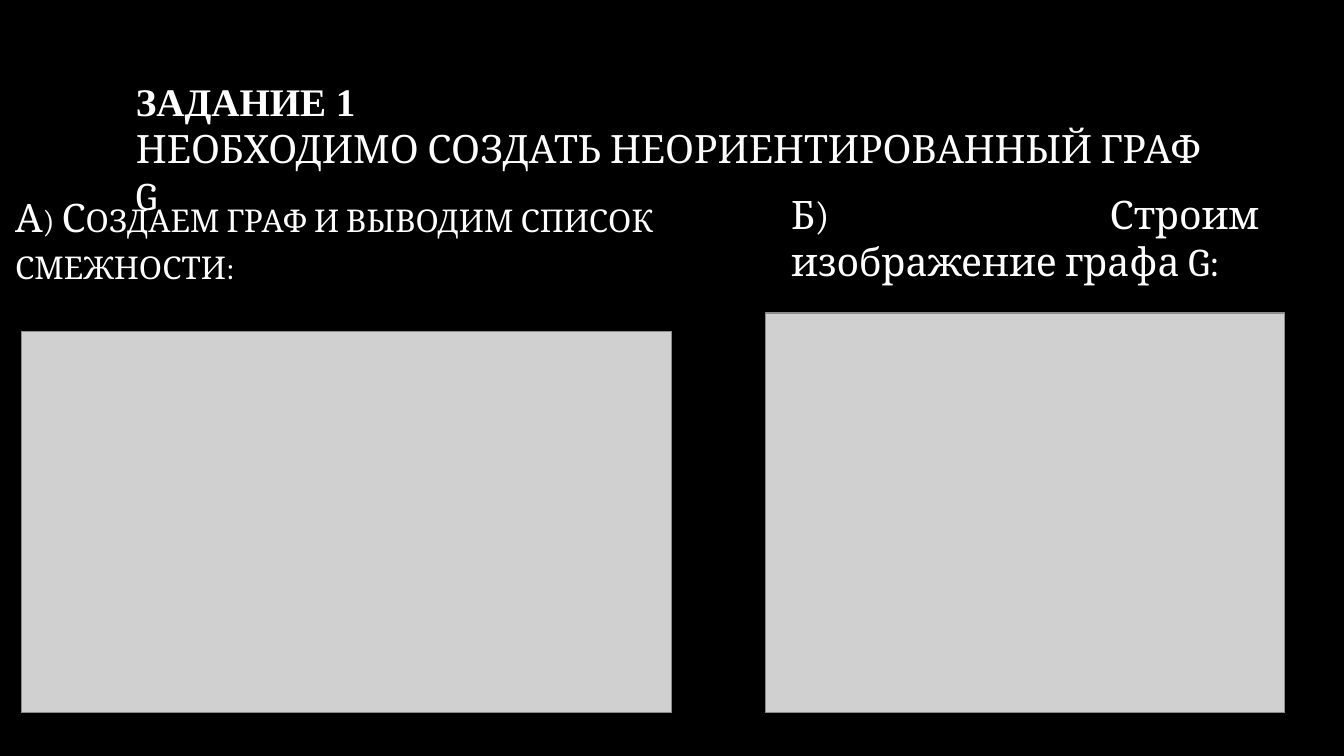
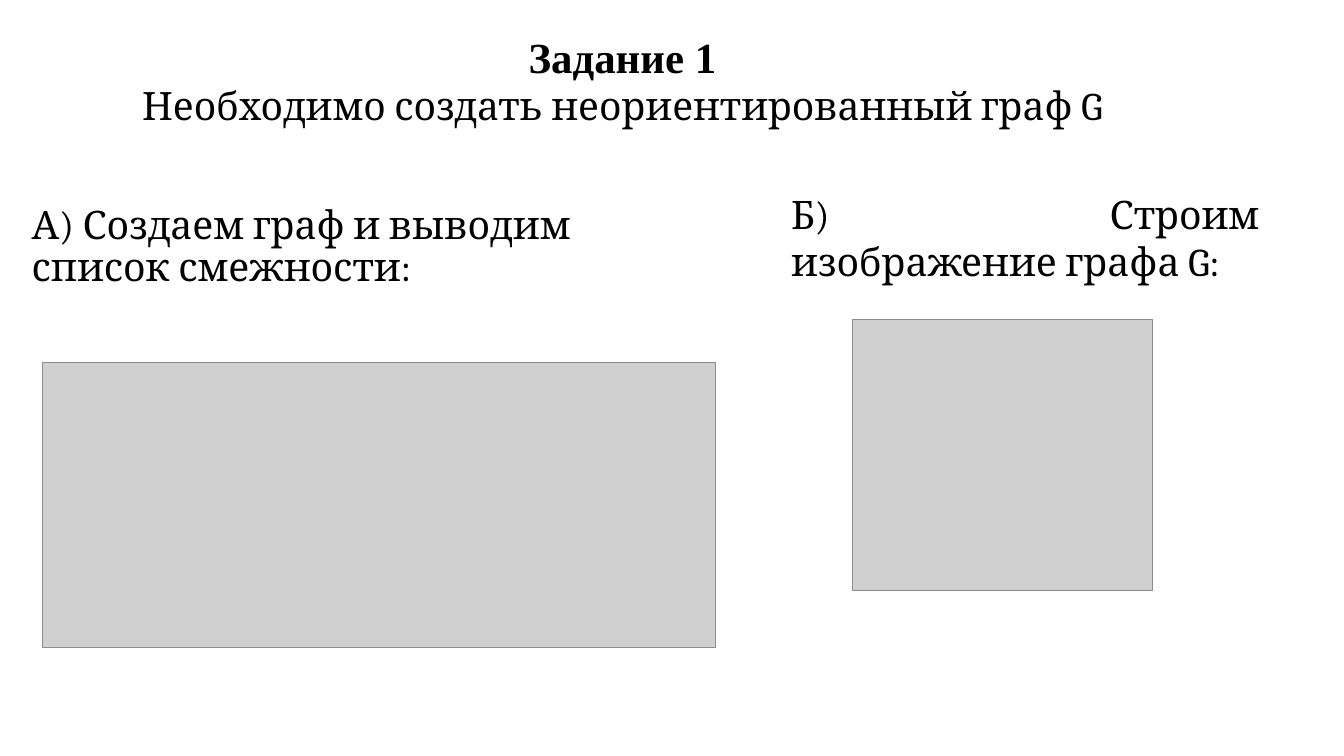
Before and after one commit to Lustitel/PPP_Labs, a slide deck: slide 3 of Lab2 презентация.pptx. Drawn at 1344x756 pixels with LibreOffice and Linux fonts; fonts in the diff are those of the drawing; grey boxes stand for pictures; background and template pictures are left out. Boxes give left, top, right and bottom in pixels: in the first picture for what was removed or moved away, otherwise in the second. Text is boxed around its words. In the diff, an @@ line names an element or a change of style, - is before the commit and + after.

```diff
--- a/Lab2 презентация.pptx
+++ b/Lab2 презентация.pptx
@@ background picture (left out) to #FFFFFF @@
@@ title at [142, 44, 1102, 130]: text changed; text colour gradient #FFFFFF to #A6A6A6 to #000000 @@
-ЗАДАНИЕ 1
-НЕОБХОДИМО СОЗДАТЬ НЕОРИЕНТИРОВАННЫЙ ГРАФ G
+Задание 1
+Необходимо создать неориентированный граф G
@@ text "А) Создаем граф и выводим ...": place and size @@
-text "А) Создаем граф и выводим ..." at [15, 204, 654, 280]
+text "А) Создаем граф и выводим ..." at [32, 209, 571, 282]
@@ text "А) Создаем граф и выводим ..." at [32, 209, 571, 282]: text colour gradient #FFFFFF to #BFBFBF to #000000, small capitals off; bullet • to none; line spacing 1 to 0.9; less space between paragraphs; vertical alignment middle to top @@
@@ text "Б) Строим изображение графа G:" at [791, 200, 1260, 286]: text colour #FFFFFF to #000000 @@
@@ picture removed at [766, 314, 1285, 713] @@
@@ picture added at [853, 320, 1153, 590] @@
@@ picture: place and size @@
-picture at [21, 332, 671, 713]
+picture at [42, 363, 716, 647]
```
Also in this commit, not shown: 24 other slides changed, 1 other file.
